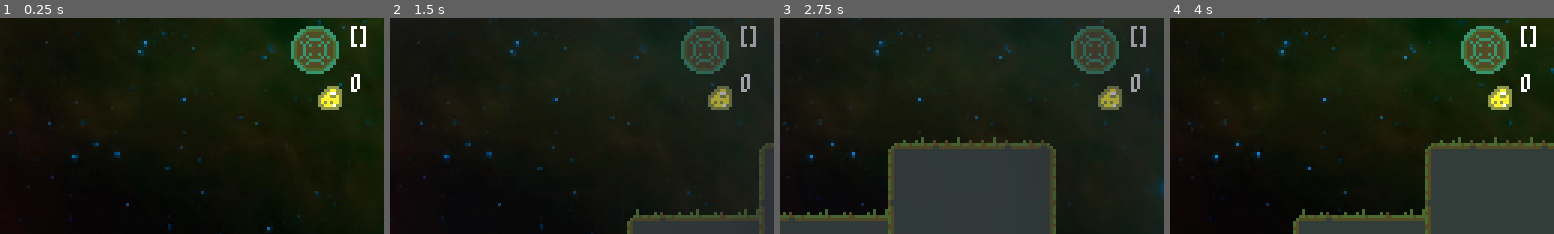
Above: before the commit, frames 1-4 (left to right).
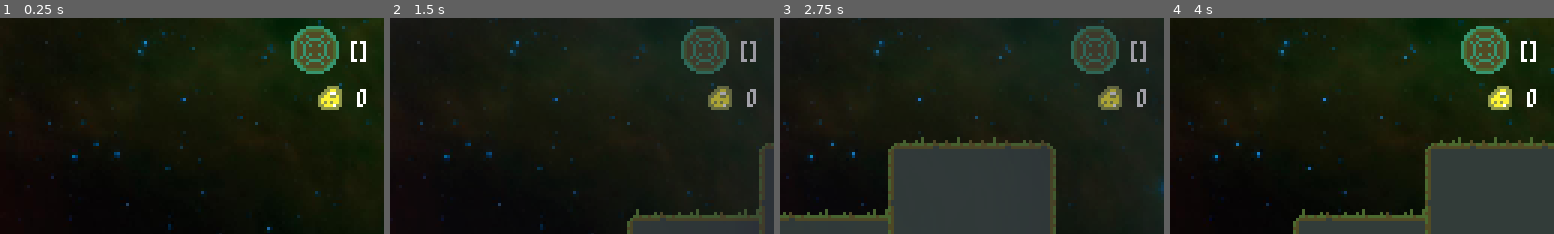
Above: after the commit, the same moments.

Repository: markopolojorgensen/github-gameoff-2020
Game: Godot game, scene res://game.tscn
The game is run twice, just before and just after one commit, with the same random seed, the same clock (stepped at 60 frames per second) and the same inputs. The engine's default icon, where the game draws it, is replaced by a stand-in: a white triangle on a blue panel in a dark square.
Inputs:
- Up to frame 1 (0.25 s): no input
- Up to frame 2 (1.5 s): hold Right (ui_right) 0.53-1.28 s; hold C (clear_room_wells) 0.53-1.28 s; tap Space (jump) at 0.77 s; hold Down (ui_down) from 1.28 s (still down); tap Z (gravity_well_mode) at 1.35 s
- Up to frame 3 (2.75 s): tap Space (jump) at 1.52 s; tap Enter at 2 s; release Down (ui_down) at 2.03 s; hold Right (ui_right) from 2.03 s (still down); hold Ctrl (player_hold_item) from 2.03 s (still down)
- Up to frame 4 (4 s): release Right (ui_right) at 2.78 s; release Ctrl (player_hold_item) at 2.78 s; hold Up (ui_up) 2.78-3.53 s; tap C (clear_room_wells) at 2.85 s; tap Space (jump) at 3.02, 3.77 s; hold Left (ui_left) from 3.53 s (still down); hold Z (gravity_well_mode) from 3.53 s (still down)
The pictures show only the part of the screen within x 50-100%, y 0-50%; the shares and areas given below are measured in that part.

The runs differ from the first frame. In frame 1, 0.6% of the frame differs, in the area x 91-96%, y 3-42%; in frame 2, 0.6%; in frame 3, 0.6%; in frame 4, 0.6%.

Commit message:
moved the text around

Diff:
--- a/player_hud.tscn
+++ b/player_hud.tscn
@@ -36,24 +36,28 @@
 
 [node name="nugget_count" type="Label" parent="control"]
 margin_left = 245.0
-margin_top = 19.0
+margin_top = 23.0
 margin_right = 253.0
 margin_bottom = 32.0
 size_flags_horizontal = 4
 custom_fonts/font = SubResource( 1 )
 text = "65"
+align = 1
+valign = 1
 __meta__ = {
 "_edit_use_anchors_": false
 }
 
 [node name="gravity_wells" type="Label" parent="control"]
-margin_left = 245.0
-margin_top = 3.0
+margin_left = 244.0
+margin_top = 7.0
 margin_right = 253.0
 margin_bottom = 16.0
 size_flags_horizontal = 4
 custom_fonts/font = SubResource( 1 )
 text = "5"
+align = 1
+valign = 1
 __meta__ = {
 "_edit_use_anchors_": false
 }
